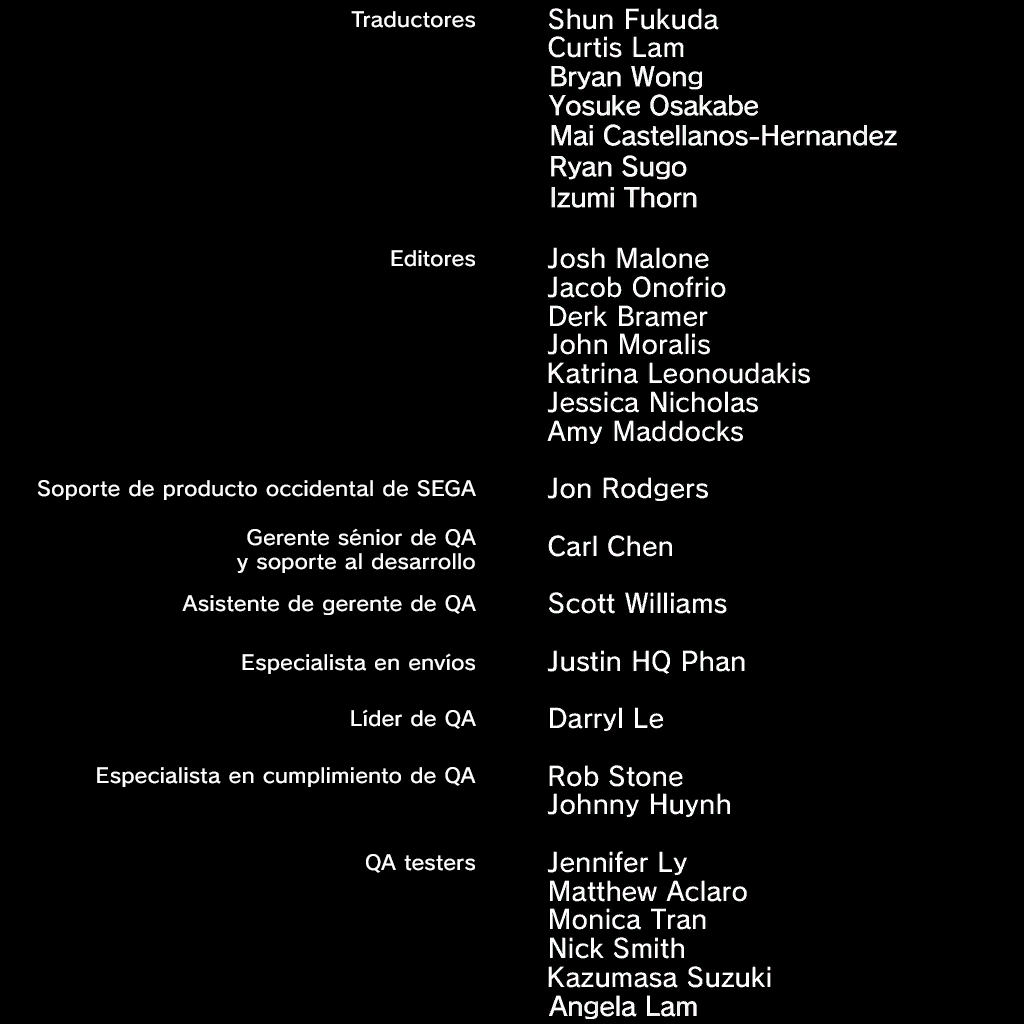
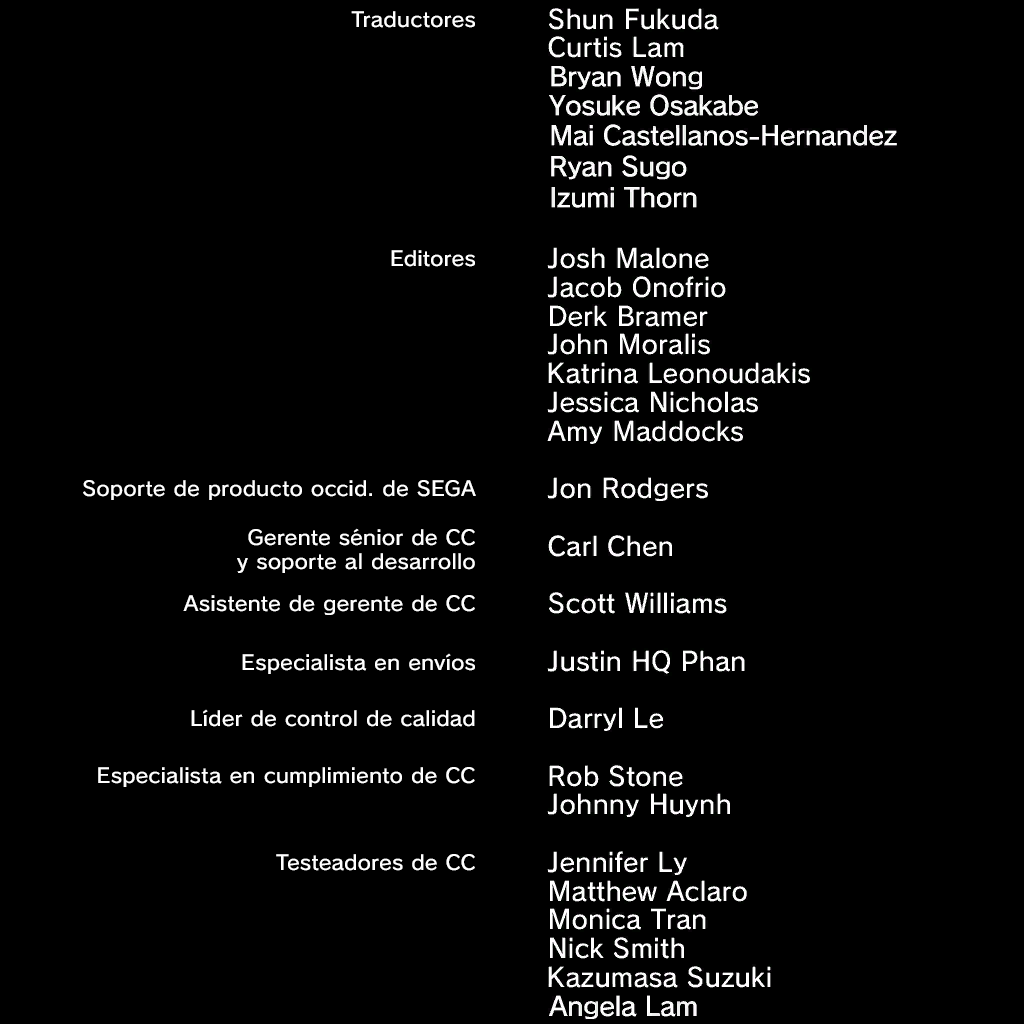
Layered file, before and after one edit (1024px x 1024px). Changes by layer:
renamed "Especialista en cumplimiento de QA" to "Especialista en cumplimiento de CC", painted on it over [left=97, top=767, right=476, bottom=787]
renamed "QA testers" to "Testeadores de CC", painted on it over [left=276, top=854, right=475, bottom=873]
renamed "Líder de QA" to "Líder de control de calidad", painted on it over [left=191, top=709, right=476, bottom=729]
renamed "Asistente de gerente de QA" to "Asistente de gerente de CC", painted on it over [left=182, top=595, right=476, bottom=615]
renamed "Gerente sénior de QA y soporte al desarrollo" to "Gerente sénior de CC y soporte al desarrollo", painted on it over [left=247, top=528, right=476, bottom=548]
renamed "Soporte de producto occidental de SEGA" to "Soporte de producto occid. de SEGA", painted on it over [left=37, top=480, right=373, bottom=500]
